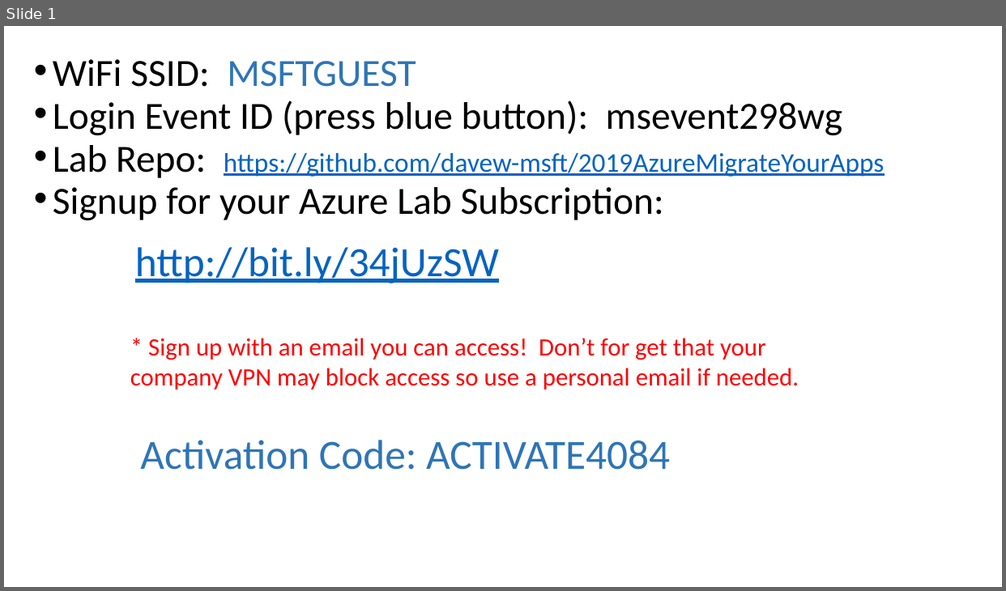
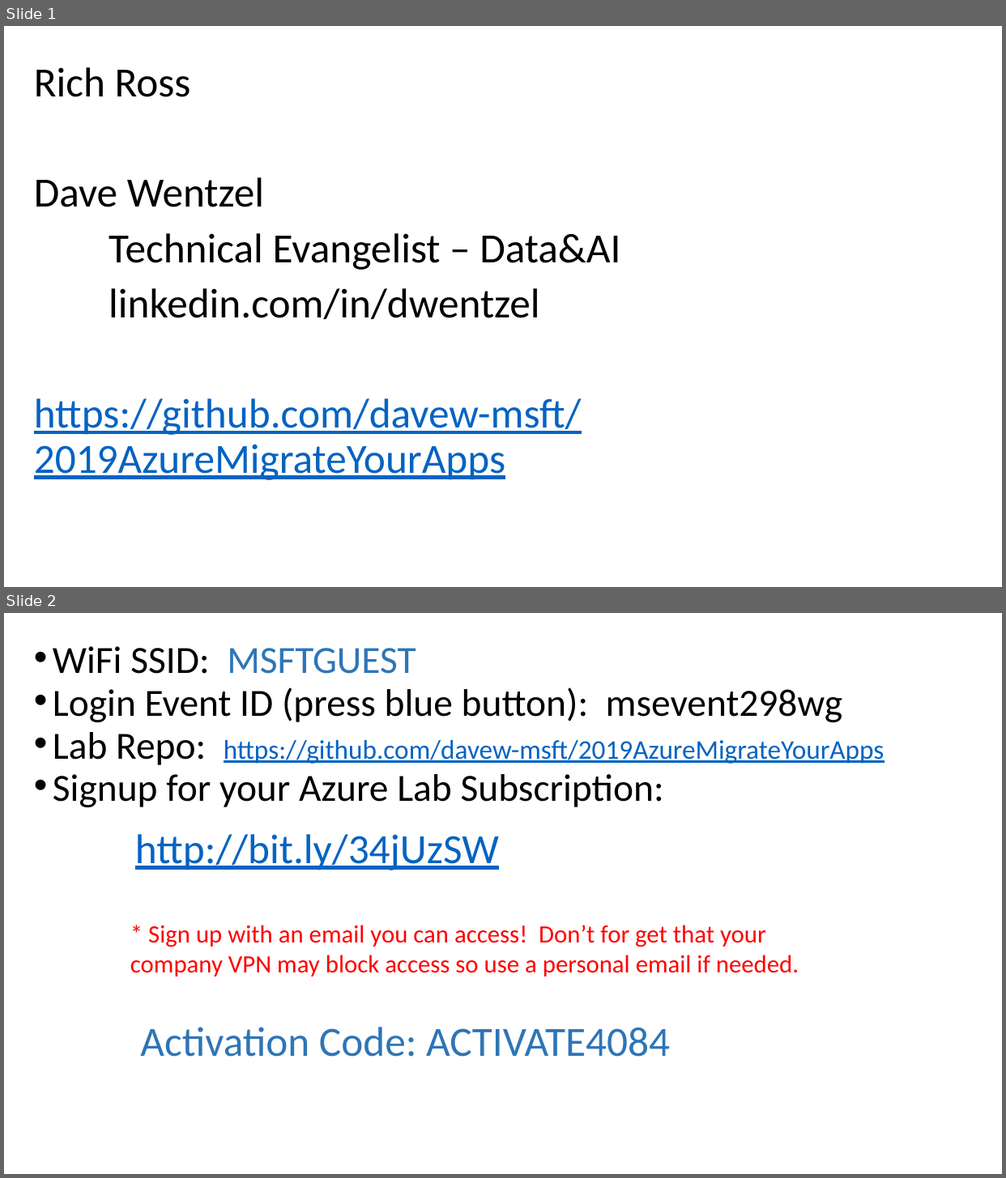
Before and after one commit to davew-msft/2019AzureMigrateYourApps, a slide deck: Presentations/AzureLabSetup.pptx. Shown one above the other, each under a label of ours: slide 1 before the commit, slides 1 and 2 after it. The pictures are 1006x591 and 1006x1178 pixels, drawn with LibreOffice and Linux fonts; fonts in the diff are those of the drawing. Boxes give left, top, right and bottom in pixels: in the first picture for what was removed or moved away, otherwise in the second. Text is boxed around its words. In the diff, an @@ line names an element or a change of style, - is before the commit and + after.

```diff
--- a/Presentations/AzureLabSetup.pptx
+++ b/Presentations/AzureLabSetup.pptx
@@ slide 1 added at (4, 26, 1002, 587), background #FFFFFF @@
@@ text added at (34, 67, 620, 480), 40 pt, text #000000 @@
+Rich Ross
+Dave Wentzel
+Technical Evangelist – Data&AI
+linkedin.com/in/dwentzel
+https://github.com/davew-msft/2019AzureMigrateYourApps
@@ what was slide 1 is now slide 2 @@
```
Also in this commit, not shown: 3 other files.
